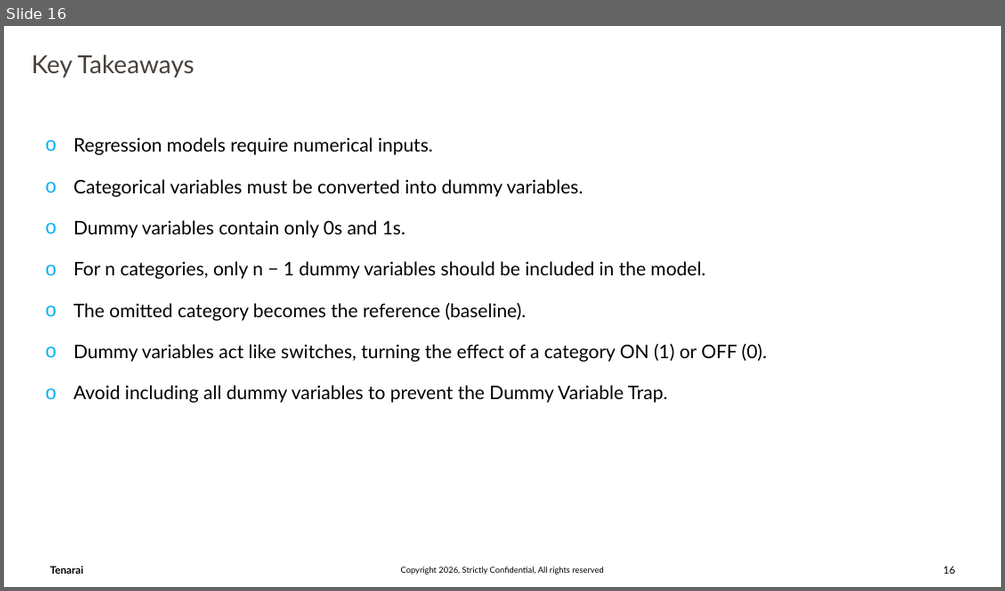
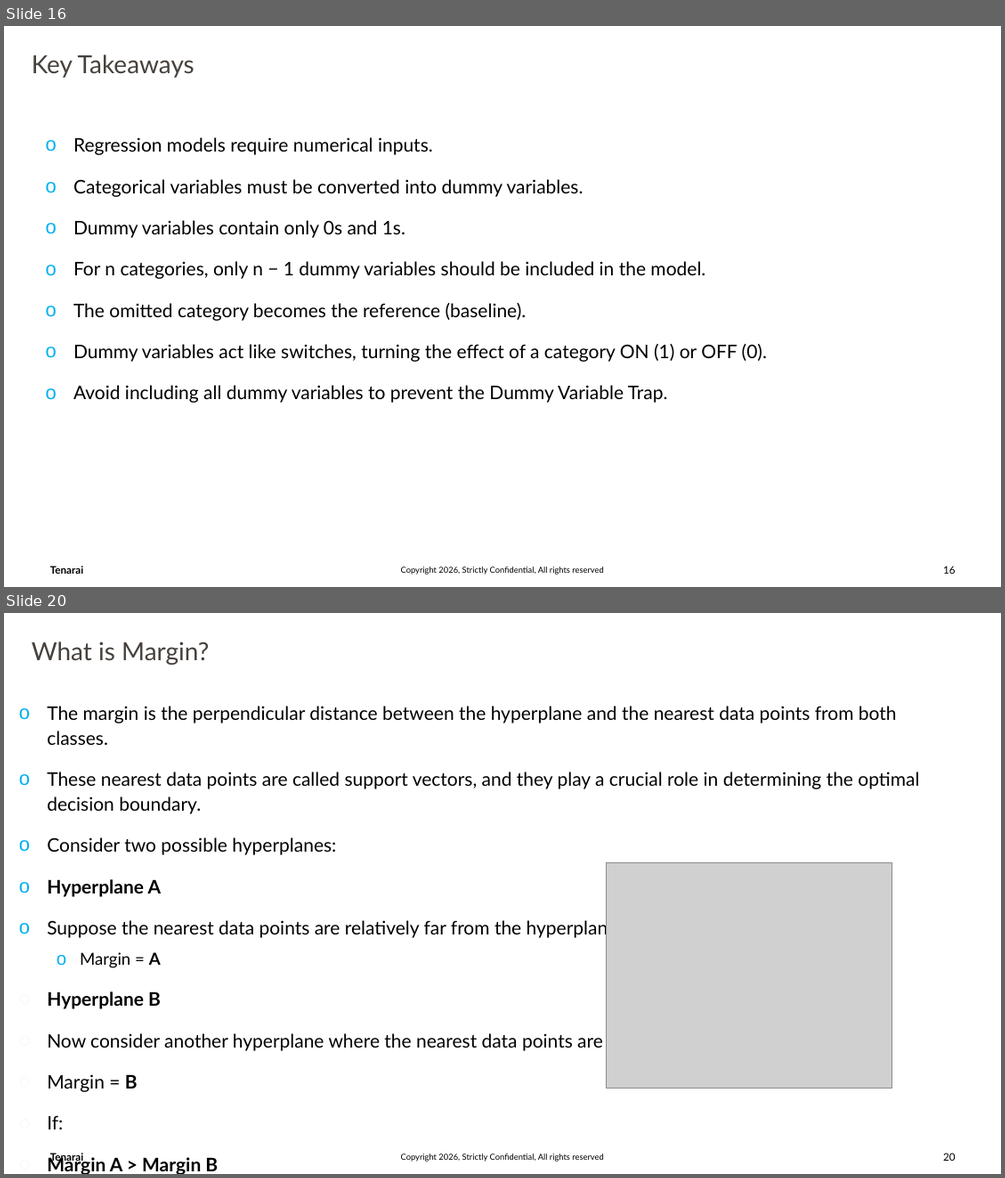
Before and after one commit to trivedi-ashutosh2013/Training_Content, a slide deck: Machine_Learning/AI_ML_Part03.pptx. Shown one above the other, each under a label of ours: slide 16 before the commit, slides 16 and 20 after it; the slides between them are not shown. The pictures are 1005x591 and 1005x1178 pixels, drawn with LibreOffice and Linux fonts; fonts in the diff are those of the drawing; grey boxes stand for pictures; background and template pictures are left out. Boxes give left, top, right and bottom in pixels: in the first picture for what was removed or moved away, otherwise in the second. Text is boxed around its words. In the diff, an @@ line names an element or a change of style, - is before the commit and + after.

```diff
--- a/Machine_Learning/AI_ML_Part03.pptx
+++ b/Machine_Learning/AI_ML_Part03.pptx
@@ slide 20 added at box(4, 613, 1001, 1174), background #FFFFFF; not listed: 3 template elements that a slide beside it also shows @@
@@ text added at box(32, 641, 209, 665), 24 pt, text #47413C @@
+What is Margin?
@@ text added at box(47, 706, 919, 1174), 18 pt, text #000000 @@
+o The margin is the perpendicular distance between the hyperplane and the nearest data points from both classes.
+o These nearest data points are called support vectors, and they play a crucial role in determining the optimal decision boundary.
+o Consider two possible hyperplanes:
+o Hyperplane A
+o Suppose the nearest data points are relatively far from the hyperplane.
+  o Margin = A
+◌ Hyperplane B
+◌ Now consider another hyperplane where the nearest data points are much closer.
+◌ Margin = B
+◌ If:
+◌ Margin A > Margin B
+◌ then Hyperplane A is considered the better choice.
@@ picture added at box(607, 862, 891, 1088) @@
```
Also in this commit, not shown: 15 other slides added.
